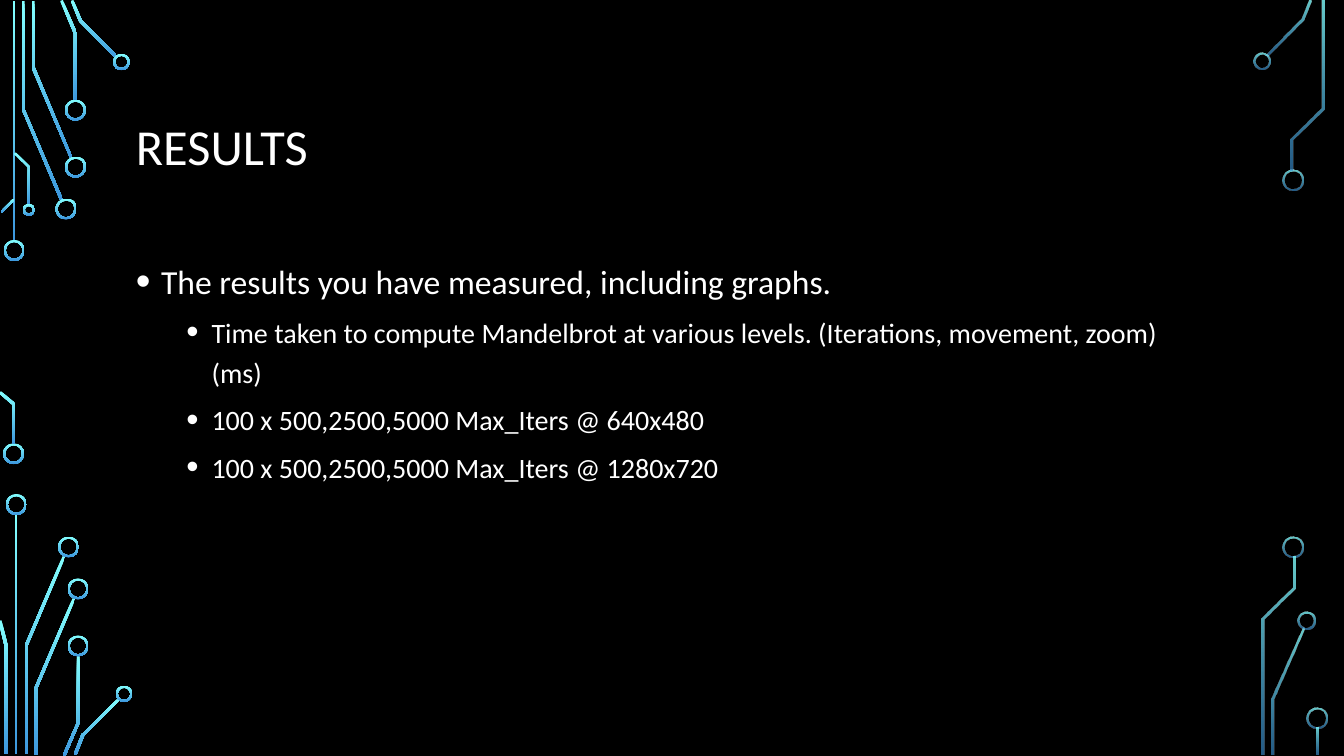
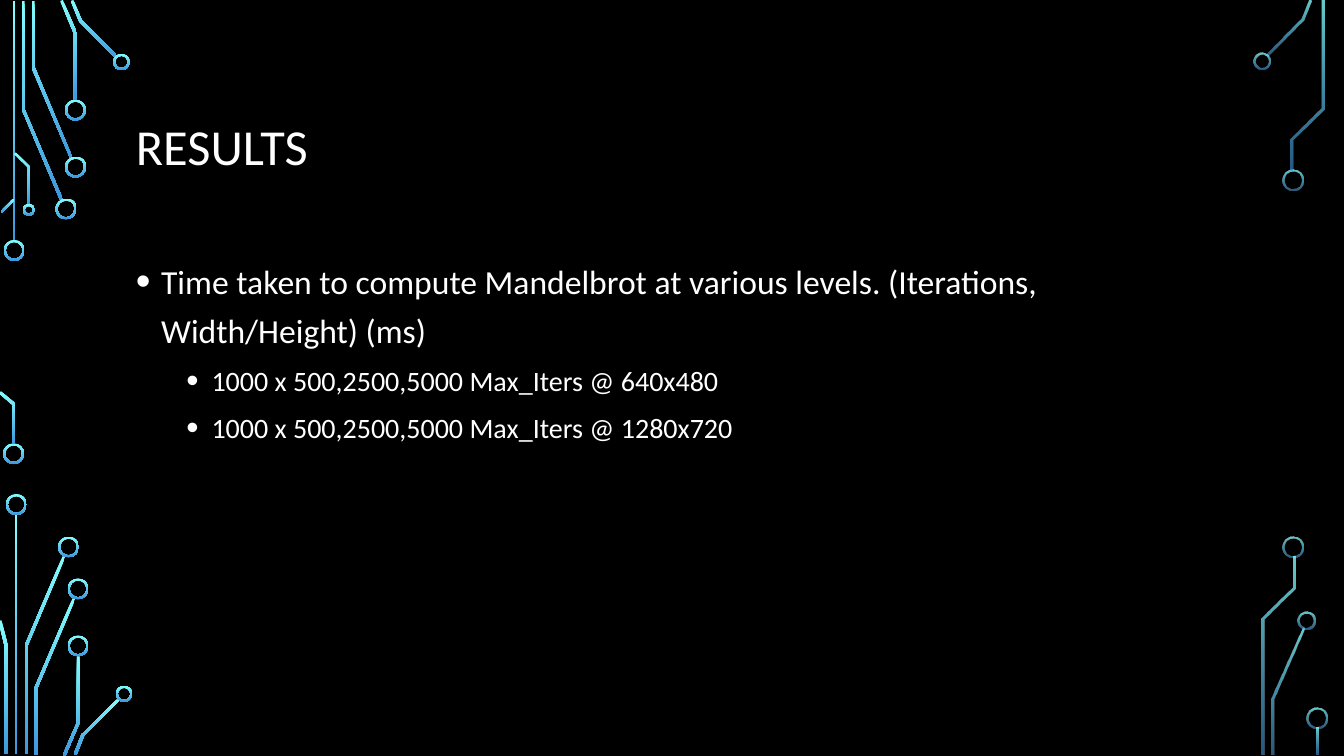
Before and after one commit to Shorte240/DSaA-Submission, a slide deck: slide 7 of CMP202 Assessment.pptx. Drawn at 1344x756 pixels with LibreOffice and Linux fonts; fonts in the diff are those of the drawing; background and template pictures are left out. Boxes give left, top, right and bottom in pixels: in the first picture for what was removed or moved away, otherwise in the second. Text is boxed around its words. In the diff, an @@ line names an element or a change of style, - is before the commit and + after.

Commit message:
Updated .ppt

```diff
--- a/CMP202 Assessment.pptx
+++ b/CMP202 Assessment.pptx
@@ text at (x1=161, y1=269, x2=1037, y2=442): text changed; size 20 to 24 pt @@
-• The results you have measured, including graphs.
-  • Time taken to compute Mandelbrot at various levels. (Iterations, movement, zoom) (ms)
-  • 100 x 500,2500,5000 Max_Iters @ 640x480
-  • 100 x 500,2500,5000 Max_Iters @ 1280x720
+• Time taken to compute Mandelbrot at various levels. (Iterations, Width/Height) (ms)
+  • 1000 x 500,2500,5000 Max_Iters @ 640x480
+  • 1000 x 500,2500,5000 Max_Iters @ 1280x720
```
Also in this commit, not shown: 1 other slide changed, 10 slides added.
